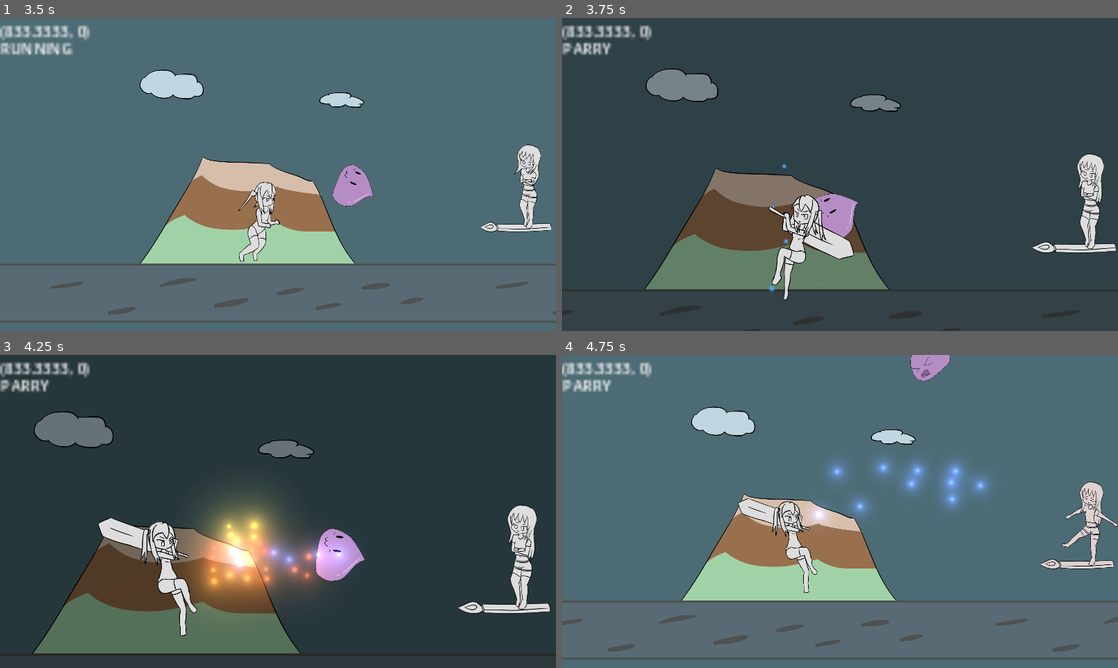
Above: before the commit, frames 1-4 (two rows, left to right).
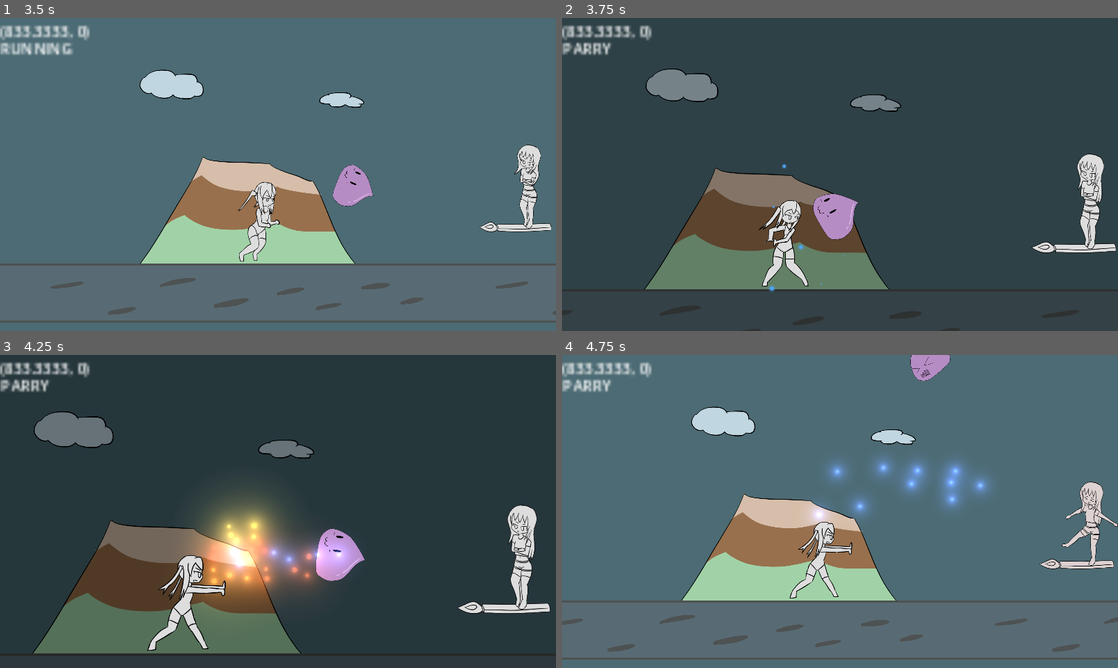
Above: after the commit, the same moments.

Repository: BeatMil/Animurun
Game: Godot game, scene res://scenes/forest.tscn
The game is run twice, just before and just after one commit, with the same random seed, the same clock (stepped at 60 frames per second) and the same inputs.
Inputs:
- Up to frame 1 (3.5 s): hold L (attack) 0.53-1.28 s; hold D (move_right) 0.53-2.03 s; tap Space (jump) at 0.77, 1.52, 3.02 s; tap J (block) at 1.35 s; hold A (move_left) 2.03-2.78 s; hold K (dodge) 2.03-2.78 s; hold D (move_right) from 2.78 s (still down); tap L (attack) at 2.85 s
- Up to frame 2 (3.75 s): keep holding D (move_right); hold J (block) from 3.53 s (still down)
- Up to frame 3 (4.25 s): keep holding D (move_right); keep holding J (block); tap Space (jump) at 3.77 s
- Up to frame 4 (4.75 s): release D (move_right) at 4.28 s; release J (block) at 4.28 s; hold A (move_left) from 4.28 s (still down); tap K (dodge) at 4.35 s; tap Space (jump) at 4.52 s

Frame 1 is identical in both runs. In frame 2, 2.2% of the frame differs, in the area x 35-53%, y 56-91%; in frame 3, 2.7%, in the area x 17-41%, y 52-95%; in frame 4, 1.9%.

Commit message:
Add super_hit_hand sprites; animation complete

Diff:
--- a/scenes/forest.tscn
+++ b/scenes/forest.tscn
@@ -34,7 +34,9 @@
 [ext_resource type="AudioStream" uid="uid://ccvb7cacaeh25" path="res://media/sfx/charge_02.wav" id="27_7a8he"]
 [ext_resource type="AudioStream" uid="uid://cavppioiw03v4" path="res://media/sfx/parry01.wav" id="28_68vij"]
 [ext_resource type="Texture2D" uid="uid://dyjx2w2gd2jbp" path="res://media/sprites/chiichan/sword_deflect.png" id="28_n1xid"]
+[ext_resource type="Texture2D" uid="uid://dh7jrt8ul4g6d" path="res://media/sprites/chiichan/chiichan_super_hit_hand01.png" id="30_m47r5"]
 [ext_resource type="Texture2D" uid="uid://c37avc23ljqxu" path="res://media/sprites/chiichan/chiichan_parry_success.png" id="30_pk4jm"]
+[ext_resource type="Texture2D" uid="uid://n8o1ai764yv1" path="res://media/sprites/chiichan/chiichan_super_hit_hand02.png" id="31_elekm"]
 [ext_resource type="AudioStream" uid="uid://di8b0mm7tq04a" path="res://media/sfx/laserShoot.wav" id="31_h70ww"]
 
 [sub_resource type="PhysicsMaterial" id="PhysicsMaterial_vax0k"]
@@ -919,6 +921,86 @@
 "values": []
 }
 
+[sub_resource type="Animation" id="Animation_onuwh"]
+resource_name = "parry_success"
+length = 0.333342
+step = 0.0833333
+tracks/0/type = "value"
+tracks/0/imported = false
+tracks/0/enabled = true
+tracks/0/path = NodePath("ChiichanPos/sprite:frame")
+tracks/0/interp = 1
+tracks/0/loop_wrap = true
+tracks/0/keys = {
+"times": PackedFloat32Array(0),
+"transitions": PackedFloat32Array(1),
+"update": 1,
+"values": [0]
+}
+tracks/1/type = "value"
+tracks/1/imported = false
+tracks/1/enabled = true
+tracks/1/path = NodePath("ChiichanPos/sprite:texture")
+tracks/1/interp = 1
+tracks/1/loop_wrap = true
+tracks/1/keys = {
+"times": PackedFloat32Array(0),
+"transitions": PackedFloat32Array(1),
+"update": 1,
+"values": [ExtResource("30_pk4jm")]
+}
+tracks/2/type = "value"
+tracks/2/imported = false
+tracks/2/enabled = true
+tracks/2/path = NodePath("ChiichanPos/sprite:hframes")
+tracks/2/interp = 1
+tracks/2/loop_wrap = true
+tracks/2/keys = {
+"times": PackedFloat32Array(0),
+"transitions": PackedFloat32Array(1),
+"update": 1,
+"values": [1]
+}
+tracks/3/type = "audio"
+tracks/3/imported = false
+tracks/3/enabled = true
+tracks/3/path = NodePath("AnimationPlayer/AudioStreamPlayer")
+tracks/3/interp = 1
+tracks/3/loop_wrap = true
+tracks/3/keys = {
+"clips": [{
+"end_offset": 0.0,
+"start_offset": 0.0,
+"stream": ExtResource("31_h70ww")
+}],
+"times": PackedFloat32Array(0)
+}
+tracks/3/use_blend = true
+tracks/4/type = "value"
+tracks/4/imported = false
+tracks/4/enabled = true
+tracks/4/path = NodePath("ChiichanPos:position")
+tracks/4/interp = 1
+tracks/4/loop_wrap = true
+tracks/4/keys = {
+"times": PackedFloat32Array(0, 0.0833333),
+"transitions": PackedFloat32Array(0.5, 0.5),
+"update": 0,
+"values": [Vector2(-10, 10), Vector2(0, 10)]
+}
+tracks/5/type = "value"
+tracks/5/imported = false
+tracks/5/enabled = true
+tracks/5/path = NodePath("ChiichanPos/sprite:modulate")
+tracks/5/interp = 1
+tracks/5/loop_wrap = true
+tracks/5/keys = {
+"times": PackedFloat32Array(0, 0.333333),
+"transitions": PackedFloat32Array(1, 1),
+"update": 0,
+"values": [Color(0.988235, 0.980392, 0.85098, 1), Color(1, 1, 1, 1)]
+}
+
 [sub_resource type="Animation" id="Animation_c0ony"]
 resource_name = "run"
 length = 0.500013
@@ -1123,166 +1205,6 @@
 }
 tracks/6/use_blend = true
 
-[sub_resource type="Animation" id="Animation_erit4"]
-resource_name = "sword_deflect"
-length = 0.500008
-step = 0.0833333
-tracks/0/type = "value"
-tracks/0/imported = false
-tracks/0/enabled = true
-tracks/0/path = NodePath("ChiichanPos/sprite:frame")
-tracks/0/interp = 1
-tracks/0/loop_wrap = true
-tracks/0/keys = {
-"times": PackedFloat32Array(0),
-"transitions": PackedFloat32Array(1),
-"update": 1,
-"values": [0]
-}
-tracks/1/type = "value"
-tracks/1/imported = false
-tracks/1/enabled = true
-tracks/1/path = NodePath("ChiichanPos/sprite:texture")
-tracks/1/interp = 1
-tracks/1/loop_wrap = true
-tracks/1/keys = {
-"times": PackedFloat32Array(0),
-"transitions": PackedFloat32Array(1),
-"update": 1,
-"values": [ExtResource("28_n1xid")]
-}
-tracks/2/type = "value"
-tracks/2/imported = false
-tracks/2/enabled = true
-tracks/2/path = NodePath("ChiichanPos/sprite:hframes")
-tracks/2/interp = 1
-tracks/2/loop_wrap = true
-tracks/2/keys = {
-"times": PackedFloat32Array(0),
-"transitions": PackedFloat32Array(1),
-"update": 1,
-"values": [1]
-}
-tracks/3/type = "audio"
-tracks/3/imported = false
-tracks/3/enabled = true
-tracks/3/path = NodePath("AnimationPlayer/AudioStreamPlayer")
-tracks/3/interp = 1
-tracks/3/loop_wrap = true
-tracks/3/keys = {
-"clips": [{
-"end_offset": 0.0,
-"start_offset": 0.0,
-"stream": ExtResource("21_ve0hw")
-}],
-"times": PackedFloat32Array(0)
-}
-tracks/3/use_blend = true
-tracks/4/type = "value"
-tracks/4/imported = false
-tracks/4/enabled = true
-tracks/4/path = NodePath("ChiichanPos:position")
-tracks/4/interp = 1
-tracks/4/loop_wrap = true
-tracks/4/keys = {
-"times": PackedFloat32Array(0, 0.5),
-"transitions": PackedFloat32Array(0.5, 0.5),
-"update": 0,
-"values": [Vector2(-30, 0), Vector2(0, 0)]
-}
-tracks/5/type = "value"
-tracks/5/imported = false
-tracks/5/enabled = true
-tracks/5/path = NodePath("ChiichanPos/sprite:modulate")
-tracks/5/interp = 1
-tracks/5/loop_wrap = true
-tracks/5/keys = {
-"times": PackedFloat32Array(0, 0.5),
-"transitions": PackedFloat32Array(1, 1),
-"update": 0,
-"values": [Color(0.988235, 0.980392, 0.85098, 1), Color(1, 1, 1, 1)]
-}
-
-[sub_resource type="Animation" id="Animation_onuwh"]
-resource_name = "parry_success"
-length = 0.333342
-step = 0.0833333
-tracks/0/type = "value"
-tracks/0/imported = false
-tracks/0/enabled = true
-tracks/0/path = NodePath("ChiichanPos/sprite:frame")
-tracks/0/interp = 1
-tracks/0/loop_wrap = true
-tracks/0/keys = {
-"times": PackedFloat32Array(0),
-"transitions": PackedFloat32Array(1),
-"update": 1,
-"values": [0]
-}
-tracks/1/type = "value"
-tracks/1/imported = false
-tracks/1/enabled = true
-tracks/1/path = NodePath("ChiichanPos/sprite:texture")
-tracks/1/interp = 1
-tracks/1/loop_wrap = true
-tracks/1/keys = {
-"times": PackedFloat32Array(0),
-"transitions": PackedFloat32Array(1),
-"update": 1,
-"values": [ExtResource("30_pk4jm")]
-}
-tracks/2/type = "value"
-tracks/2/imported = false
-tracks/2/enabled = true
-tracks/2/path = NodePath("ChiichanPos/sprite:hframes")
-tracks/2/interp = 1
-tracks/2/loop_wrap = true
-tracks/2/keys = {
-"times": PackedFloat32Array(0),
-"transitions": PackedFloat32Array(1),
-"update": 1,
-"values": [1]
-}
-tracks/3/type = "audio"
-tracks/3/imported = false
-tracks/3/enabled = true
-tracks/3/path = NodePath("AnimationPlayer/AudioStreamPlayer")
-tracks/3/interp = 1
-tracks/3/loop_wrap = true
-tracks/3/keys = {
-"clips": [{
-"end_offset": 0.0,
-"start_offset": 0.0,
-"stream": ExtResource("31_h70ww")
-}],
-"times": PackedFloat32Array(0)
-}
-tracks/3/use_blend = true
-tracks/4/type = "value"
-tracks/4/imported = false
-tracks/4/enabled = true
-tracks/4/path = NodePath("ChiichanPos:position")
-tracks/4/interp = 1
-tracks/4/loop_wrap = true
-tracks/4/keys = {
-"times": PackedFloat32Array(0, 0.0833333),
-"transitions": PackedFloat32Array(0.5, 0.5),
-"update": 0,
-"values": [Vector2(-10, 10), Vector2(0, 10)]
-}
-tracks/5/type = "value"
-tracks/5/imported = false
-tracks/5/enabled = true
-tracks/5/path = NodePath("ChiichanPos/sprite:modulate")
-tracks/5/interp = 1
-tracks/5/loop_wrap = true
-tracks/5/keys = {
-"times": PackedFloat32Array(0, 0.333333),
-"transitions": PackedFloat32Array(1, 1),
-"update": 0,
-"values": [Color(0.988235, 0.980392, 0.85098, 1), Color(1, 1, 1, 1)]
-}
-
 [sub_resource type="Animation" id="Animation_4nc0g"]
 resource_name = "super_hit_hand"
 length = 1.4
@@ -1296,7 +1218,7 @@
 "times": PackedFloat32Array(0, 0.5),
 "transitions": PackedFloat32Array(1, 1),
 "update": 1,
-"values": [ExtResource("25_x8hod"), ExtResource("26_hqt3g")]
+"values": [ExtResource("30_m47r5"), ExtResource("31_elekm")]
 }
 tracks/1/type = "value"
 tracks/1/imported = false
@@ -1308,7 +1230,7 @@
 "times": PackedFloat32Array(0, 0.5),
 "transitions": PackedFloat32Array(0, 1),
 "update": 0,
-"values": [Vector2(0.9, 0.9), Vector2(0.8, 0.8)]
+"values": [Vector2(0.9, 0.9), Vector2(1, 1)]
 }
 tracks/2/type = "value"
 tracks/2/imported = false
@@ -1317,10 +1239,10 @@
 tracks/2/interp = 1
 tracks/2/loop_wrap = true
 tracks/2/keys = {
-"times": PackedFloat32Array(0, 0.5, 0.7, 1.4),
-"transitions": PackedFloat32Array(1, 1, 1, 1),
-"update": 0,
-"values": [Vector2(0, 0), Vector2(0, -25), Vector2(-108, -103), Vector2(-168, -41)]
+"times": PackedFloat32Array(0, 0.4, 0.5, 0.7),
+"transitions": PackedFloat32Array(1, 0, 1, 1),
+"update": 0,
+"values": [Vector2(0, 0), Vector2(-3, 0), Vector2(0, 0), Vector2(-40, 0)]
 }
 tracks/3/type = "value"
 tracks/3/imported = false
@@ -1382,6 +1304,86 @@
 "times": PackedFloat32Array(0, 0.5)
 }
 tracks/6/use_blend = true
+
+[sub_resource type="Animation" id="Animation_erit4"]
+resource_name = "sword_deflect"
+length = 0.500008
+step = 0.0833333
+tracks/0/type = "value"
+tracks/0/imported = false
+tracks/0/enabled = true
+tracks/0/path = NodePath("ChiichanPos/sprite:frame")
+tracks/0/interp = 1
+tracks/0/loop_wrap = true
+tracks/0/keys = {
+"times": PackedFloat32Array(0),
+"transitions": PackedFloat32Array(1),
+"update": 1,
+"values": [0]
+}
+tracks/1/type = "value"
+tracks/1/imported = false
+tracks/1/enabled = true
+tracks/1/path = NodePath("ChiichanPos/sprite:texture")
+tracks/1/interp = 1
+tracks/1/loop_wrap = true
+tracks/1/keys = {
+"times": PackedFloat32Array(0),
+"transitions": PackedFloat32Array(1),
+"update": 1,
+"values": [ExtResource("28_n1xid")]
+}
+tracks/2/type = "value"
+tracks/2/imported = false
+tracks/2/enabled = true
+tracks/2/path = NodePath("ChiichanPos/sprite:hframes")
+tracks/2/interp = 1
+tracks/2/loop_wrap = true
+tracks/2/keys = {
+"times": PackedFloat32Array(0),
+"transitions": PackedFloat32Array(1),
+"update": 1,
+"values": [1]
+}
+tracks/3/type = "audio"
+tracks/3/imported = false
+tracks/3/enabled = true
+tracks/3/path = NodePath("AnimationPlayer/AudioStreamPlayer")
+tracks/3/interp = 1
+tracks/3/loop_wrap = true
+tracks/3/keys = {
+"clips": [{
+"end_offset": 0.0,
+"start_offset": 0.0,
+"stream": ExtResource("21_ve0hw")
+}],
+"times": PackedFloat32Array(0)
+}
+tracks/3/use_blend = true
+tracks/4/type = "value"
+tracks/4/imported = false
+tracks/4/enabled = true
+tracks/4/path = NodePath("ChiichanPos:position")
+tracks/4/interp = 1
+tracks/4/loop_wrap = true
+tracks/4/keys = {
+"times": PackedFloat32Array(0, 0.5),
+"transitions": PackedFloat32Array(0.5, 0.5),
+"update": 0,
+"values": [Vector2(-30, 0), Vector2(0, 0)]
+}
+tracks/5/type = "value"
+tracks/5/imported = false
+tracks/5/enabled = true
+tracks/5/path = NodePath("ChiichanPos/sprite:modulate")
+tracks/5/interp = 1
+tracks/5/loop_wrap = true
+tracks/5/keys = {
+"times": PackedFloat32Array(0, 0.5),
+"transitions": PackedFloat32Array(1, 1),
+"update": 0,
+"values": [Color(0.988235, 0.980392, 0.85098, 1), Color(1, 1, 1, 1)]
+}
 
 [sub_resource type="AnimationLibrary" id="AnimationLibrary_8jhmc"]
 _data = {
Binary file added: Media/sprites/chiichan/chiichan_super_hit_hand01.png
Not shown, added: Media/sprites/chiichan/chiichan_super_hit_hand01.png.import
Binary file added: Media/sprites/chiichan/chiichan_super_hit_hand02.png
Not shown, added: Media/sprites/chiichan/chiichan_super_hit_hand02.png.import
Not shown: 1 places in scenes/forest.tscn that only renumber resources
